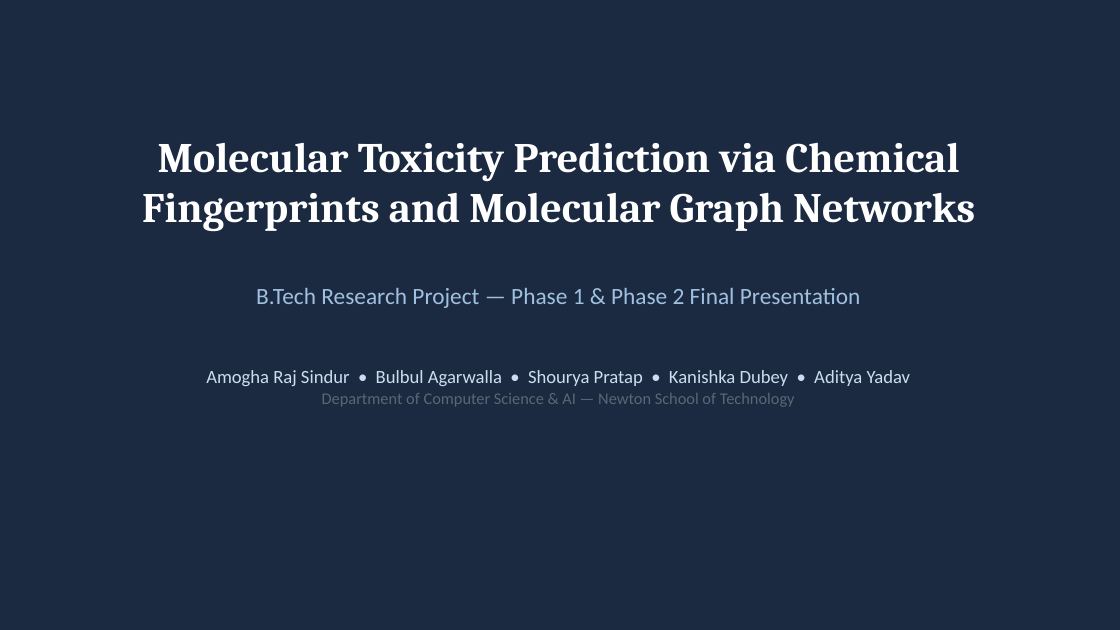
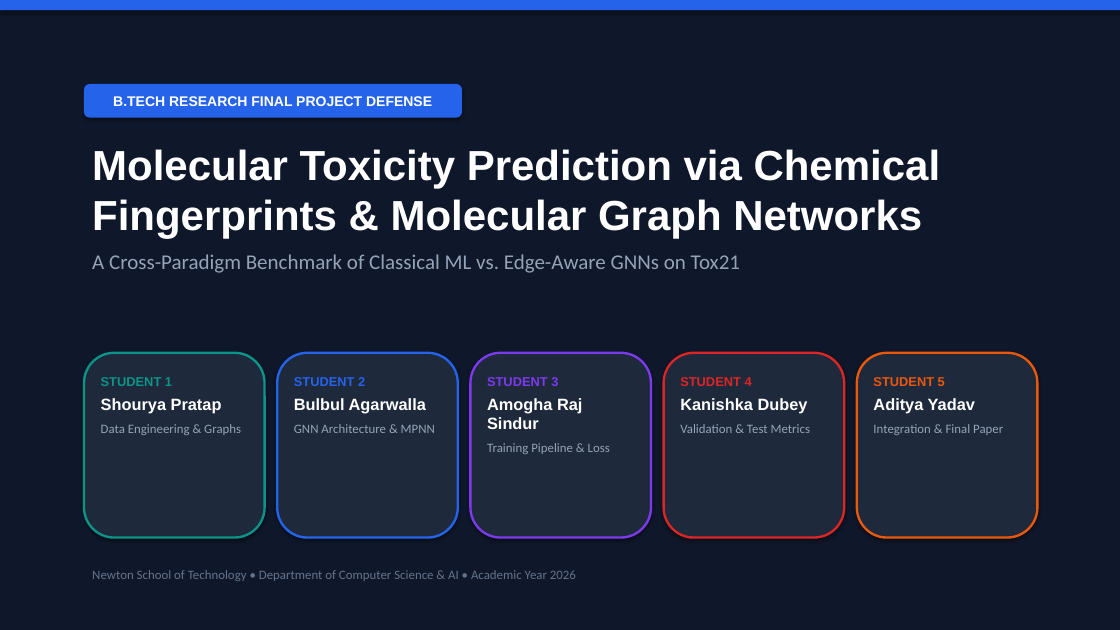
Before and after one commit to shouryapratap132006/Molecular-Toxicity-Prediction, a slide deck: slide 1 of reports/final_presentation/phase2_final_presentation.pptx. Drawn at 1120x630 pixels with LibreOffice and Linux fonts; fonts in the diff are those of the drawing. Boxes give left, top, right and bottom in pixels: in the first picture for what was removed or moved away, otherwise in the second. Text is boxed around its words. In the diff, an @@ line names an element or a change of style, - is before the commit and + after.

Commit message:
docs(presentation): enhance final presentation with student-wise 20-slide deck

```diff
--- a/reports/final_presentation/phase2_final_presentation.pptx
+++ b/reports/final_presentation/phase2_final_presentation.pptx
@@ background #1B2A41 to #0F172A @@
@@ rectangle added at (x1=0, y1=0, x2=1120, y2=10), fill #2563EB @@
@@ rounded rectangle "B.TECH RESEARCH FINAL PROJECT DEFENSE" resized from (x1=256, y1=288, x2=860, y2=308) to (x1=84, y1=84, x2=462, y2=118) @@
@@ rounded rectangle "B.TECH RESEARCH FINAL PROJECT DEFENSE" at (x1=84, y1=84, x2=462, y2=118): vertical alignment top to middle; fill none to #2563EB; shadow on @@
@@ text in rounded rectangle at (x1=113, y1=96, x2=432, y2=106): text changed; size 20 to 12 pt; font Calibri to Arial; text colour #A0C0E0 to #FFFFFF; bold on @@
-B.Tech Research Project — Phase 1 & Phase 2 Final Presentation
+B.TECH RESEARCH FINAL PROJECT DEFENSE
@@ text at (x1=92, y1=149, x2=941, y2=273): text changed; font Cambria to Arial @@
-Molecular Toxicity Prediction via Chemical
-Fingerprints and Molecular Graph Networks
+Molecular Toxicity Prediction via Chemical
+Fingerprints & Molecular Graph Networks
+A Cross-Paradigm Benchmark of Classical ML vs. Edge-Aware GNNs on Tox21
@@ rounded rectangle added at (x1=84, y1=353, x2=265, y2=538), fill #1E293B, outline #0D9488 2 pt @@
@@ rounded rectangle added at (x1=277, y1=353, x2=458, y2=538), fill #1E293B, outline #2563EB 2 pt @@
@@ rounded rectangle added at (x1=471, y1=353, x2=651, y2=538), fill #1E293B, outline #7C3AED 2 pt @@
@@ rounded rectangle added at (x1=664, y1=353, x2=844, y2=538), fill #1E293B, outline #DC2626 2 pt @@
@@ rounded rectangle added at (x1=857, y1=353, x2=1038, y2=538), fill #1E293B, outline #EA580C 2 pt @@
@@ text added at (x1=101, y1=377, x2=241, y2=435), 11 pt, text #94A3B8 @@
+STUDENT 1
+Shourya Pratap
+Data Engineering & Graphs
@@ text removed at (x1=206, y1=370, x2=911, y2=407) @@
-Amogha Raj Sindur • Bulbul Agarwalla • Shourya Pratap • Kanishka Dubey • Aditya Yadav
-Department of Computer Science & AI — Newton School of Technology
@@ text added at (x1=294, y1=377, x2=435, y2=433), 11 pt, text #94A3B8, bold @@
+STUDENT 2
+Bulbul Agarwalla
+GNN Architecture & MPNN
@@ text added at (x1=487, y1=377, x2=610, y2=454), 11 pt, text #94A3B8, bold @@
+STUDENT 3
+Amogha Raj Sindur
+Training Pipeline & Loss
@@ text added at (x1=680, y1=377, x2=811, y2=433), 11 pt, text #94A3B8 @@
+STUDENT 4
+Kanishka Dubey
+Validation & Test Metrics
@@ text added at (x1=873, y1=377, x2=1003, y2=435), 11 pt, text #94A3B8 @@
+STUDENT 5
+Aditya Yadav
+Integration & Final Paper
@@ text added at (x1=92, y1=570, x2=576, y2=581), 11 pt, text #64748B @@
+Newton School of Technology • Department of Computer Science & AI • Academic Year 2026
```
Also in this commit, not shown: 19 slides added, 17 slides removed, 1 other file.
